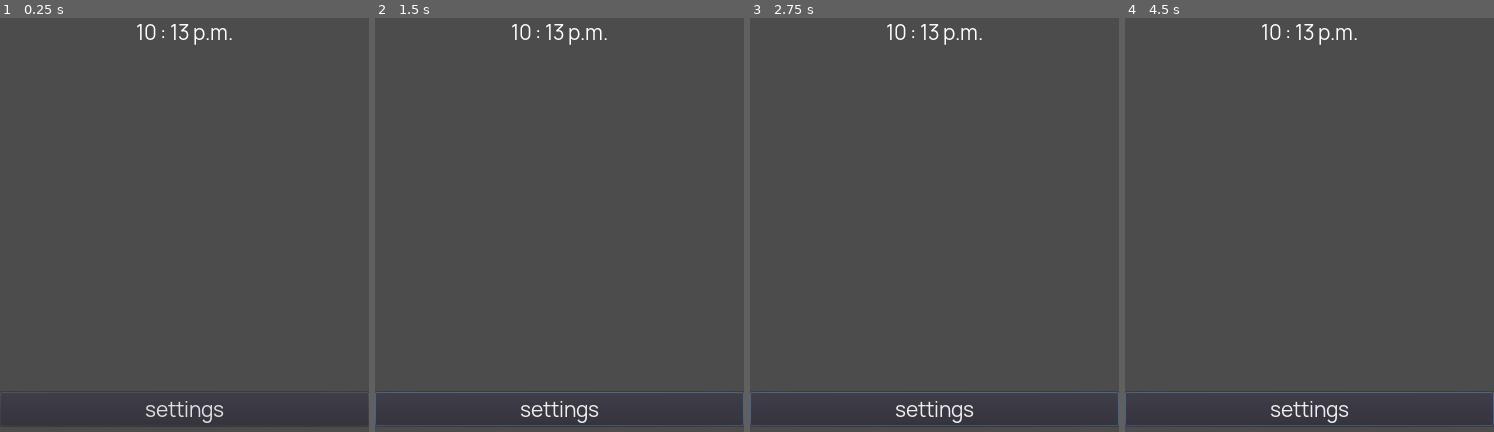
Above: before the commit, frames 1-4 (left to right).
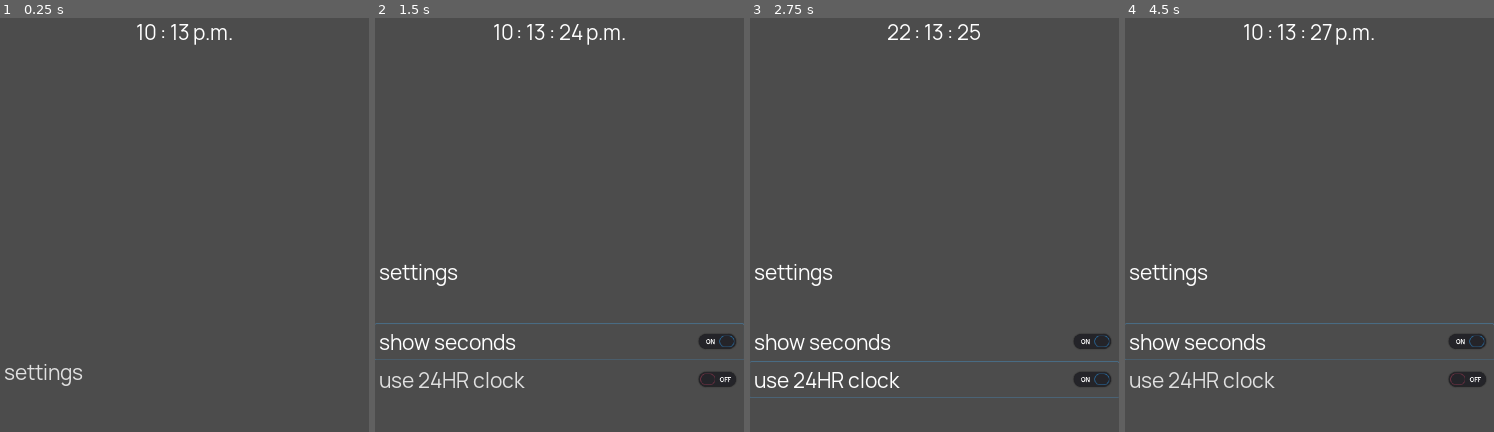
Above: after the commit, the same moments.

Repository: mrwm/clock
Game: Godot game, scene res://Main.tscn
Two runs of this game, one before a commit and one after it. Both use one fixed random seed, a clock stepped at 60 frames per second and the inputs below.
Inputs (mouse positions are in pixels of both pictures, inside the frame that each line leads up to):
- Up to frame 1 (0.25 s): no input
- Up to frame 2 (1.5 s): click "settings" at 0.5 s; click (559, 340) at 1.25 s, where only the run after the commit has a clickable "show seconds"
- Up to frame 3 (2.75 s): click (934, 378) at 2 s, where only the run after the commit has a clickable "use 24HR clock"
- Up to frame 4 (4.5 s): click (1309, 340) at 2.75 s, where only the run after the commit has a clickable "show seconds"; click (1309, 378) at 3.5 s, where only the run after the commit has a clickable "use 24HR clock"; click (1309, 340) at 4.25 s, where only the run after the commit has a clickable "show seconds"

The runs differ from the first frame. In frame 1, 1.1% of the frame differs, in the area x 0-100%, y 83-99%; in frame 2, 4.4%, in the area x 0-100%, y 1-99%; in frame 3, 4.3%; in frame 4, 4.4%.

Commit message:
complete swipe gestures in the app to toggle settings panel

Diff:
--- a/Clock.gd
+++ b/Clock.gd
@@ -7,11 +7,11 @@
 onready var hour = $"VBoxContainer/CenterContainer/TimeSplit/Hour";
 onready var minute = $"VBoxContainer/CenterContainer/TimeSplit/Minute";
 onready var second = $"VBoxContainer/CenterContainer/TimeSplit/Second";
-#onready var touchpos = $"VBoxContainer/touchpos";
 var touchpos = null
 
 # Called when the node enters the scene tree for the first time.
 func _ready():
+  Variables.currentScene = Variables.CurrentSceneIs.CLOCK
   var Menu : PackedScene = load("res://Menu.tscn")
   var menu = Menu.instance()
   add_child(menu)
@@ -20,7 +20,6 @@
   #print(Engine.time_scale) #How fast we want the program to run
   ampm.set_text("")
   second.set_text("")
-  #touchpos.set_text("") # leave empty for padding bottom of screen
   pass
 
 # Called every frame. 'delta' is the elapsed time since the previous frame.
@@ -36,10 +35,10 @@
 
   if (currentHour > 12):
     isAM = false;
-    # Toggle between 24 and 12 hour clocks
-    if (!Variables.use24hour):
-      currentHour = currentHour - 12;
-      ampm.visible = true;
+  # Toggle between 24 and 12 hour clocks
+  if (!Variables.use24hour):
+    currentHour = currentHour - 12;
+    ampm.visible = true;
 
   # Pad numbers less than 10 with a leading zero
   if currentMinute < 10:
@@ -53,8 +52,10 @@
   if (!Variables.use24hour):
     if (isAM):
       ampm.set_text("a.m.")
+      ampm.visible = true;
     else:
       ampm.set_text("p.m.")
+      ampm.visible = true;
   else:
     pass
 
--- a/Menu.gd
+++ b/Menu.gd
@@ -1,9 +1,10 @@
 extends Control
 
 # Declare member variables here. Examples:
-onready var touchpos = $"VBoxContainer/touchpos";
+onready var settingsBtn = $"VBoxContainer/SettingsBtn";
 onready var secondToggle = $"VBoxContainer/SecondToggle";
 onready var use24Toggle = $"VBoxContainer/Use24Toggle";
+onready var touchpos = $"VBoxContainer/touchpos";
 
 var menuPostion = null
 var menuSize = null
@@ -14,12 +15,14 @@
   menuPostion = self.rect_position;
   touchpos.set_text(""); # leave empty for padding bottom of screen
   use24Toggle.connect("toggled", self,"_on_User24Toggle_toggled");
+  settingsBtn.connect("toggled", self,"_on_SettingsBtn_toggled");
+
+  # Hide the menu except for the settings button
   menuSize = self.rect_size;
   for i in $VBoxContainer.get_child_count():
     menuHide += $VBoxContainer.get_child(i).rect_size.y;
     pass
-  menuHide = menuHide - $VBoxContainer.get_child(0).rect_size.y;
-  self.rect_position.y = menuHide;
+  menuHide = menuHide - ($VBoxContainer.get_child(0).rect_size.y + $VBoxContainer.get_child(0).rect_size.y);
   pass # Replace with function body.
 
 
@@ -29,11 +32,31 @@
 # - Make the menu slide up when a slide-up gesture is detected
 #
 
+var t1 = 0.0
+var t2 = 0.0
+var duration = 0.13
+func _process(delta):
+  # Show the menu
+  if (Variables.showSettings):
+    if t2 < duration:
+      t2 += delta
+      self.rect_position.y = lerp(menuHide, 0, t2 / duration)
+      t1 = 0
+      settingsBtn.pressed = true
+  else:
+    # Hide the menu
+    if t1 < duration:
+      t1 += delta
+      self.rect_position.y = lerp(0, menuHide, t1 / duration)
+      t2 = 0
+      if self.rect_position.y > menuHide:
+        self.rect_position.y = menuHide
+    settingsBtn.pressed = false
 
-
-# Called every frame. 'delta' is the elapsed time since the previous frame.
-#func _process(delta):
-#  pass
+# Signal connect via code
+func _on_SettingsBtn_toggled(button_pressed):
+  Variables.showSettings = button_pressed;
+  pass
 
 # Manual signal connect
 func _on_SecondToggle_toggled(button_pressed):
@@ -44,6 +67,3 @@
 func _on_User24Toggle_toggled(button_pressed):
   Variables.use24hour = button_pressed;
   pass
-
-func _showMenu():
-  pass
--- a/Menu.tscn
+++ b/Menu.tscn
@@ -14,28 +14,40 @@
 rect_pivot_offset = Vector2( -2255, -1241 )
 alignment = 2
 
-[node name="Button" type="Button" parent="VBoxContainer"]
-margin_top = 746.0
+[node name="SettingsBtn" type="Button" parent="VBoxContainer"]
+margin_top = 649.0
+margin_right = 1080.0
+margin_bottom = 750.0
+toggle_mode = true
+text = "settings"
+flat = true
+align = 0
+
+[node name="Label" type="Label" parent="VBoxContainer"]
+margin_top = 758.0
 margin_right = 1080.0
 margin_bottom = 847.0
-text = "settings"
+size_flags_horizontal = 3
 
 [node name="SecondToggle" type="CheckButton" parent="VBoxContainer"]
 margin_top = 855.0
 margin_right = 1080.0
 margin_bottom = 960.0
+size_flags_horizontal = 3
 text = "show seconds"
 
 [node name="Use24Toggle" type="CheckButton" parent="VBoxContainer"]
 margin_top = 968.0
 margin_right = 1080.0
 margin_bottom = 1073.0
+size_flags_horizontal = 3
 text = "use 24HR clock"
 
 [node name="touchpos" type="Label" parent="VBoxContainer"]
 margin_top = 1081.0
 margin_right = 1080.0
 margin_bottom = 1170.0
+size_flags_horizontal = 3
 text = "..."
 
 [connection signal="toggled" from="VBoxContainer/SecondToggle" to="." method="_on_SecondToggle_toggled"]
--- a/System.gd
+++ b/System.gd
@@ -36,9 +36,12 @@
   else:
     # Check direction of Y
     if (firstPt.y > secondPt.y) and (deviation.y > vectorDeviation.y):
+      # TODO: Show menu on swipe up
+      Variables.showSettings = true
       #print("initial larger y U " + str(deviation.y))
       pass
     elif (firstPt.y < secondPt.y) and (deviation.y > vectorDeviation.y):
+      Variables.showSettings = false
       #print("initial smaller y D " + str(deviation.y))
       pass
     else:
--- a/Variables.gd
+++ b/Variables.gd
@@ -7,6 +7,7 @@
 
 var showSeconds = false;
 var use24hour = false;
+var showSettings = false;
 
-const SCENES = [ "clock", "timer", "stopwatch", "alarm" ]
-var currentScene = SCENES[0]
+enum CurrentSceneIs { CLOCK, TIMER, STOPWATCH, ALARM }
+var currentScene = null
Not shown, changed: export_presets.cfg
